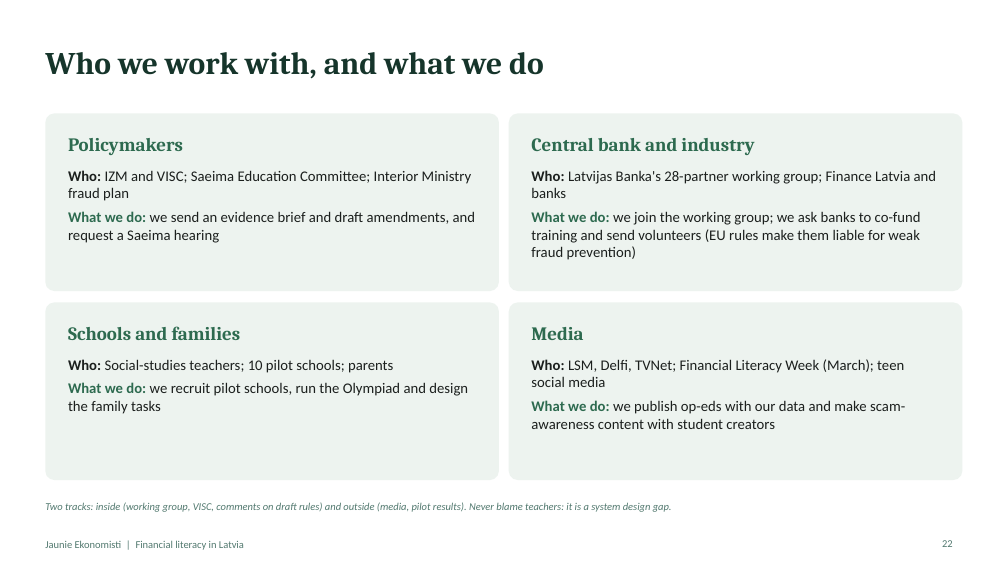
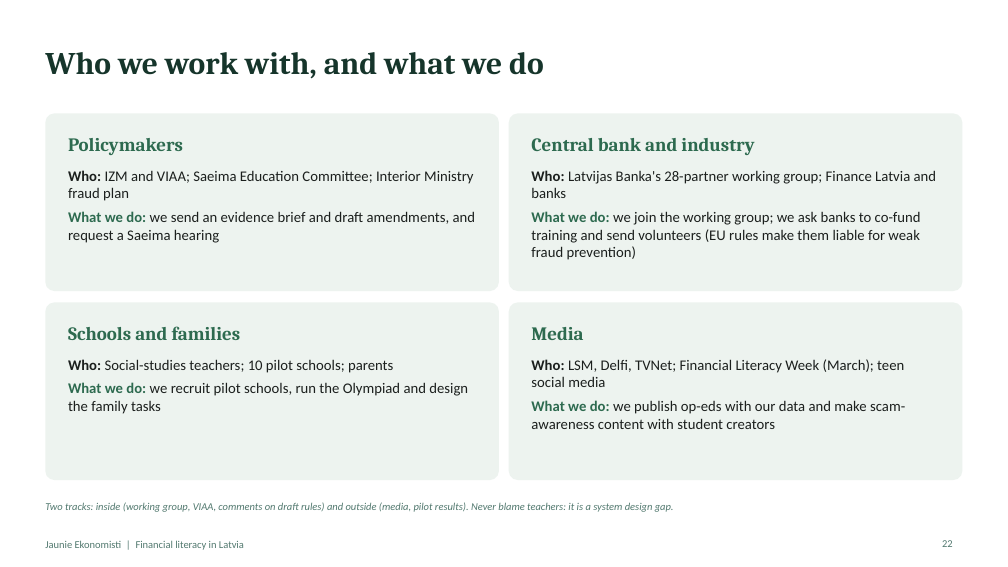
Before and after one commit to ArtisLV890/Elective-Impact-Making-for-the-Competitiveness-and-Data-Driven-Decisions-2026-2027, a slide deck: slide 22 of financial-literacy/presentation/Financial literacy in Latvia - presentation.pptx. Drawn at 1008x567 pixels with LibreOffice and Linux fonts; fonts in the diff are those of the drawing. Boxes give left, top, right and bottom in pixels: in the first picture for what was removed or moved away, otherwise in the second. Text is boxed around its words. In the diff, an @@ line names an element or a change of style, - is before the commit and + after.

```diff
--- a/financial-literacy/presentation/Financial literacy in Latvia - presentation.pptx
+++ b/financial-literacy/presentation/Financial literacy in Latvia - presentation.pptx
@@ text at box(68, 170, 473, 201): text changed @@
-Who: IZM and VISC; Saeima Education Committee; Interior Ministry fraud plan
+Who: IZM and VIAA; Saeima Education Committee; Interior Ministry fraud plan
@@ text at box(45, 502, 674, 512): text changed @@
-Two tracks: inside (working group, VISC, comments on draft rules) and outside (media, pilot results). Never blame teachers: it is a system design gap.
+Two tracks: inside (working group, VIAA, comments on draft rules) and outside (media, pilot results). Never blame teachers: it is a system design gap.
```
Also in this commit, not shown: 7 other slides changed, 1 slide added, 1 slide removed, 15 other files.
